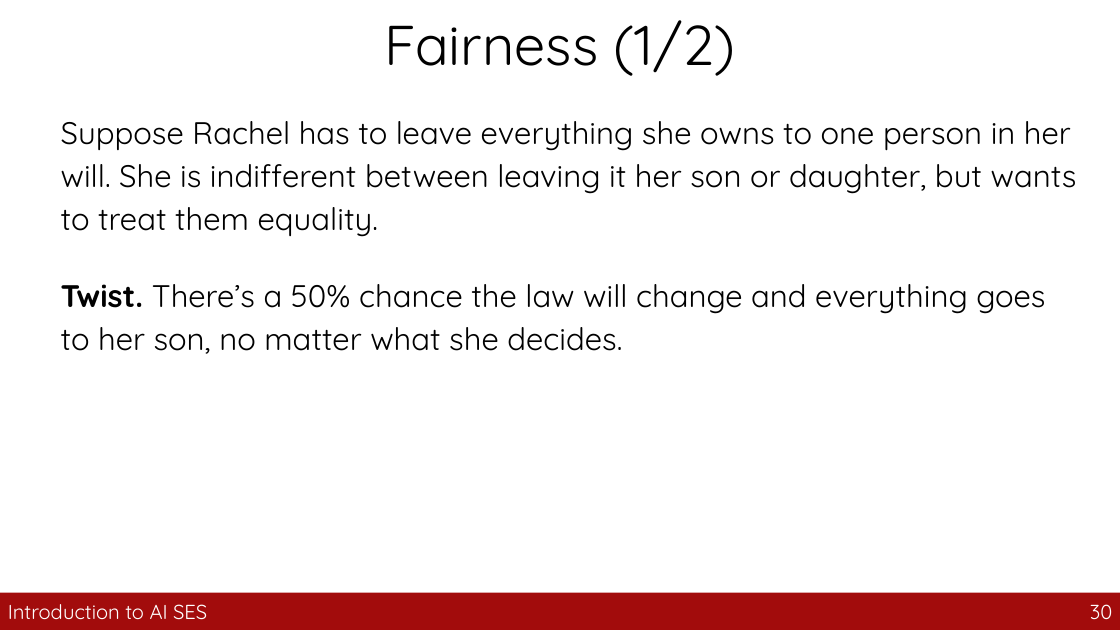
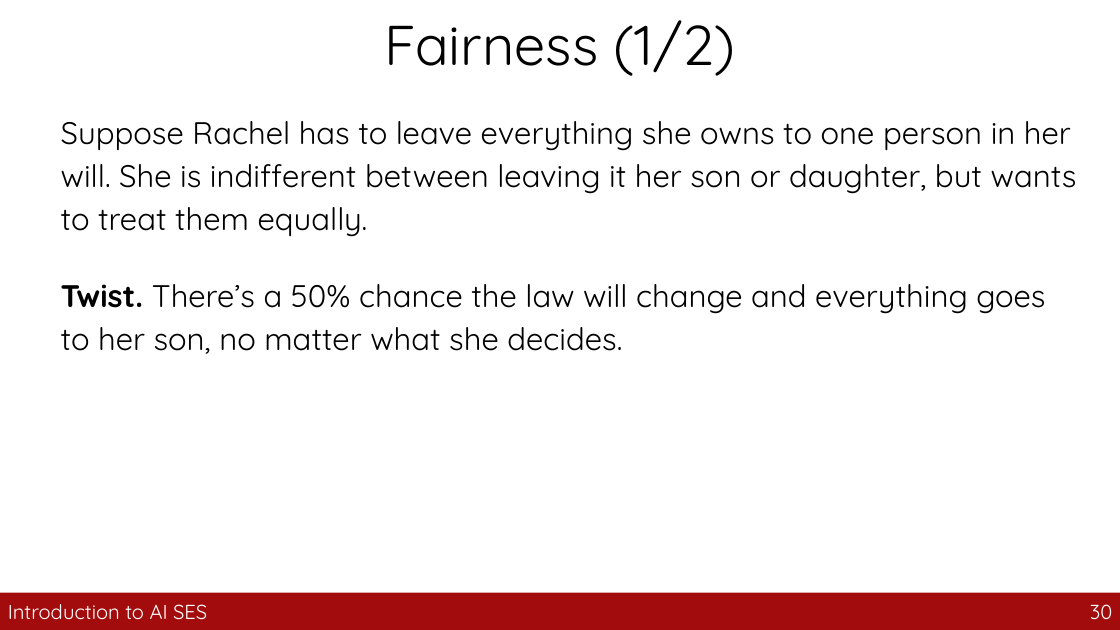
Before and after one commit to guhofstra/CSC163Fa26, a slide deck: slide 30 of PPTs/10_utility_functions.pptx. Drawn at 1120x630 pixels with LibreOffice and Linux fonts; fonts in the diff are those of the drawing. Boxes give left, top, right and bottom in pixels: in the first picture for what was removed or moved away, otherwise in the second. Text is boxed around its words. In the diff, an @@ line names an element or a change of style, - is before the commit and + after.

```diff
--- a/PPTs/10_utility_functions.pptx
+++ b/PPTs/10_utility_functions.pptx
@@ text at [61, 121, 1077, 237]: text changed @@
-Suppose Rachel has to leave everything she owns to one person in her will. She is indifferent between leaving it her son or daughter, but wants to treat them equality.
+Suppose Rachel has to leave everything she owns to one person in her will. She is indifferent between leaving it her son or daughter, but wants to treat them equally.
```
Also in this commit, not shown: 5 other slides changed, 30 other files.
